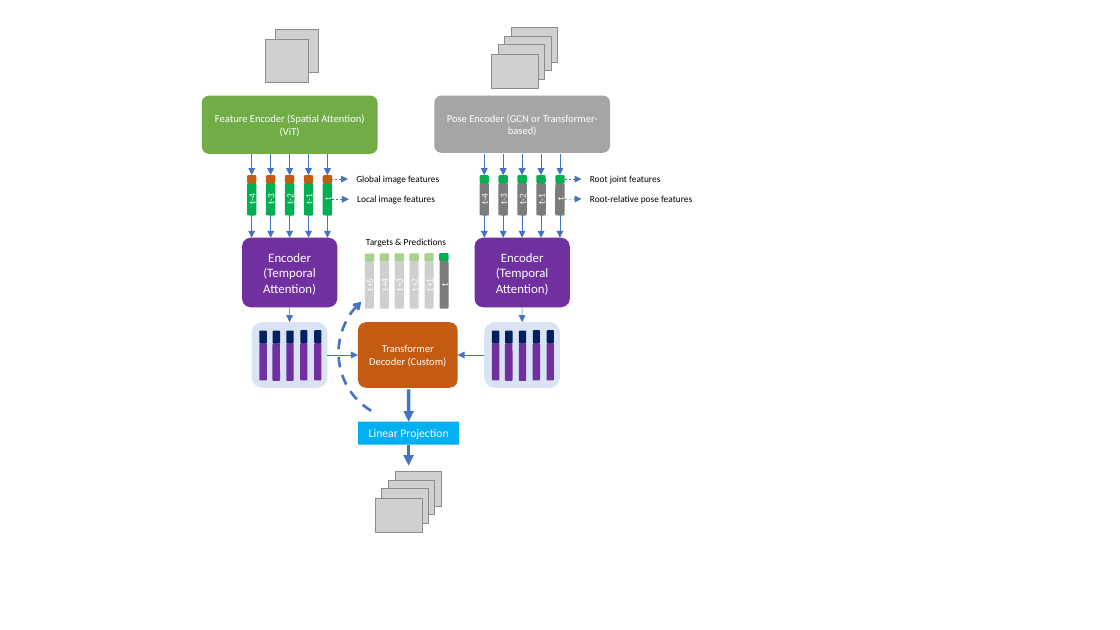
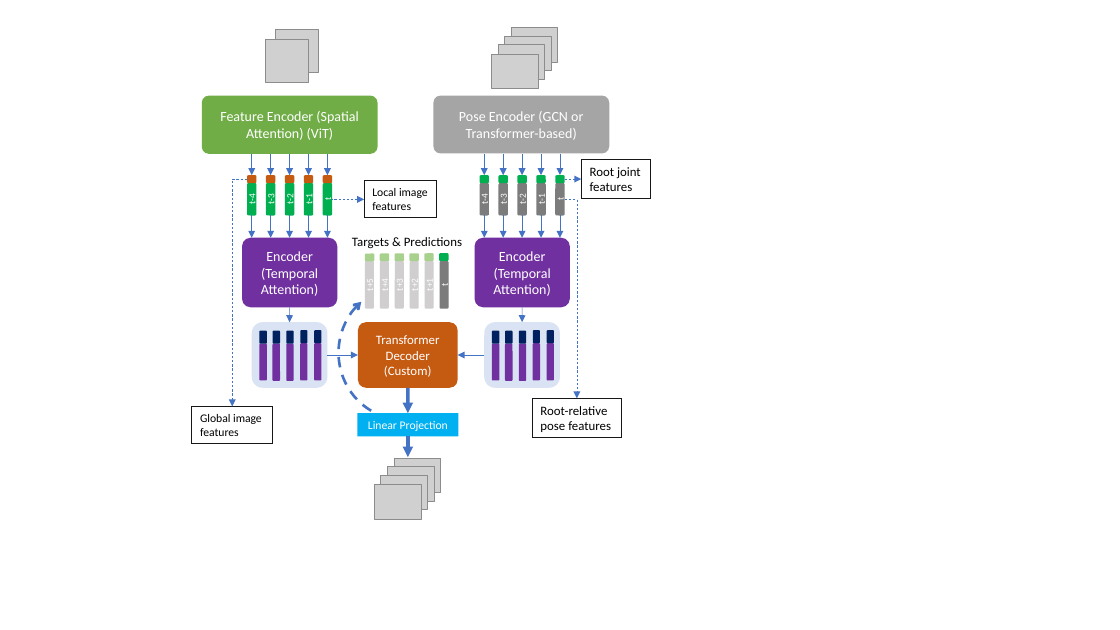
Before and after one commit to mohammadasim98/human-pose-forcast, a slide deck: slide 5 of docs/methodology/abstract.pptx (slide 3 before the commit). Drawn at 1120x630 pixels with LibreOffice and Linux fonts; fonts in the diff are those of the drawing; grey boxes stand for pictures. Boxes give left, top, right and bottom in pixels: in the first picture for what was removed or moved away, otherwise in the second. Text is boxed around its words. In the diff, an @@ line names an element or a change of style, - is before the commit and + after.

```diff
--- a/docs/methodology/abstract.pptx
+++ b/docs/methodology/abstract.pptx
@@ rounded rectangle "Feature Encoder (Spatial Attention) (ViT)" at <box>202,96,377,154</box>: size 9 to 12 pt @@
@@ rounded rectangle "Pose Encoder (GCN or Transformer-based)" at <box>434,96,609,154</box>: size 9 to 12 pt @@
@@ elbow arrow added from (247, 179) to (232, 407), #4472C4 0.5 pt dashed @@
@@ arrow removed from (332, 179) to (348, 179) @@
@@ arrow (565, 179) - (581, 179): arrow to elbow arrow; route changed @@
@@ rectangle "Root joint features": place and size @@
-rectangle "Root joint features" at <box>590,175,660,184</box>
+rectangle "Root joint features" at <box>581,160,650,199</box>
@@ rectangle "Root joint features" at <box>581,160,650,199</box>: size 8 to 11 pt; outline none to #181717 0.75 pt dashed @@
@@ arrow moved from (349, 199) - (323, 199) to (364, 199) - (332, 199) @@
@@ arrow (364, 199) - (332, 199): arrow to elbow arrow @@
@@ rectangle "Local image features": place and size @@
-rectangle "Local image features" at <box>357,195,435,204</box>
+rectangle "Local image features" at <box>364,181,437,218</box>
@@ rectangle "Local image features" at <box>364,181,437,218</box>: size 8 to 10 pt; outline none to #181717 0.75 pt dashed @@
@@ arrow removed from (565, 199) to (581, 199) @@
@@ elbow arrow added from (565, 199) to (577, 398), #4472C4 0.5 pt dashed @@
@@ rounded rectangle "Encoder (Temporal Attention)" at <box>242,238,337,308</box>: size 11 to 12 pt @@
@@ text "Targets & Predictions": place and size @@
-text "Targets & Predictions" at <box>366,238,446,247</box>
+text "Targets & Predictions" at <box>352,237,462,249</box>
@@ text "Targets & Predictions" at <box>352,237,462,249</box>: size 8 to 11 pt @@
@@ rounded rectangle "Encoder (Temporal Attention)" at <box>475,238,570,308</box>: size 11 to 12 pt @@
@@ rounded rectangle "Transformer Decoder (Custom)" at <box>358,323,458,388</box>: size 9 to 11 pt @@
@@ arrow moved from (408, 390) - (409, 422) to (408, 388) - (408, 413) @@
@@ rectangle "Global image features" at <box>192,407,272,444</box>: size 8 to 10 pt; outline none to #181717 0.75 pt dashed @@
@@ rectangle "Global image features": place and size @@
-rectangle "Global image features" at <box>356,175,439,184</box>
+rectangle "Global image features" at <box>192,407,272,444</box>
@@ rectangle "Linear Projection": place and size @@
-rectangle "Linear Projection" at <box>358,422,459,445</box>
+rectangle "Linear Projection" at <box>358,413,459,437</box>
@@ rectangle "Root-relative pose features" at <box>533,398,622,438</box>: size 8 to 11 pt; outline none to #181717 0.75 pt dashed @@
@@ rectangle "Root-relative pose features": place and size @@
-rectangle "Root-relative pose features" at <box>590,195,692,204</box>
+rectangle "Root-relative pose features" at <box>533,398,622,438</box>
@@ arrow moved from (409, 444) - (409, 465) to (408, 436) - (408, 457) @@
@@ 4 pictures: place and size @@
-4 pictures at <box>376,472,441,533</box>
+4 pictures at <box>375,458,440,519</box>
```
Also in this commit, not shown: 3 slides added, 1 slide removed, 14 other files.
